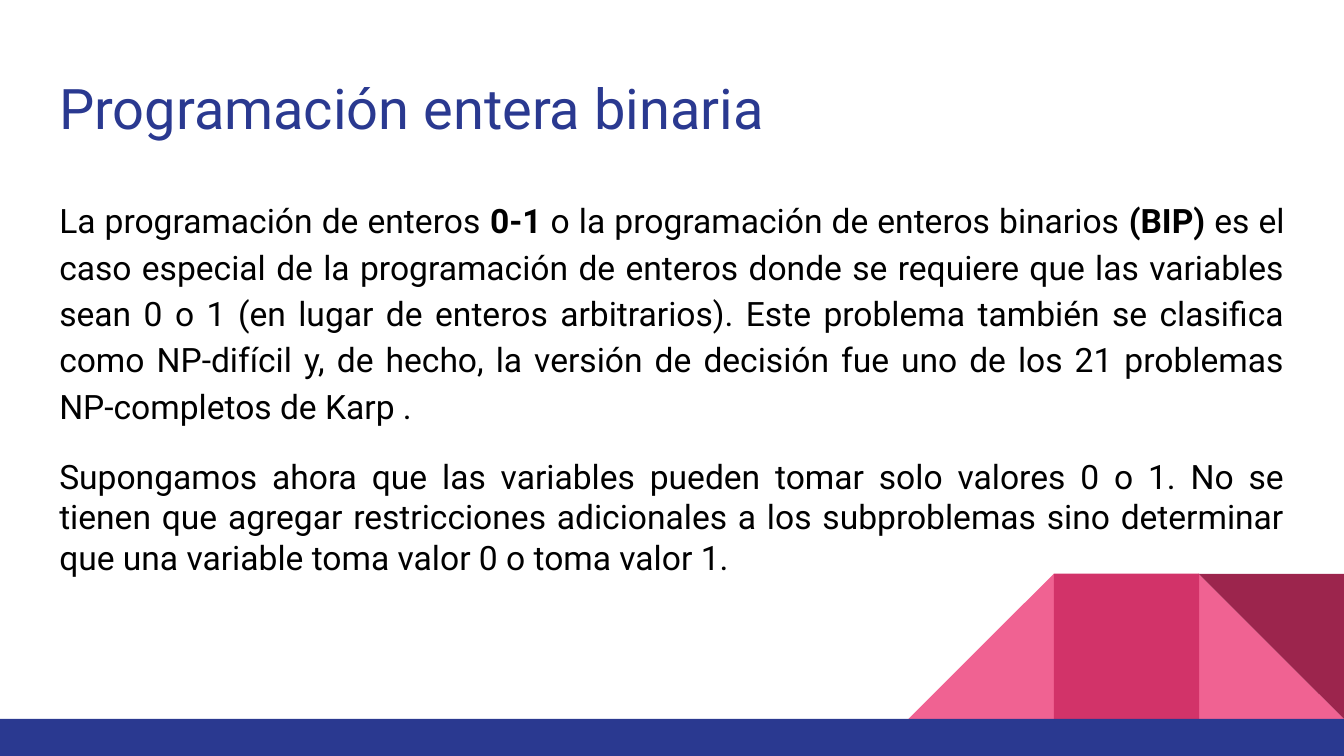
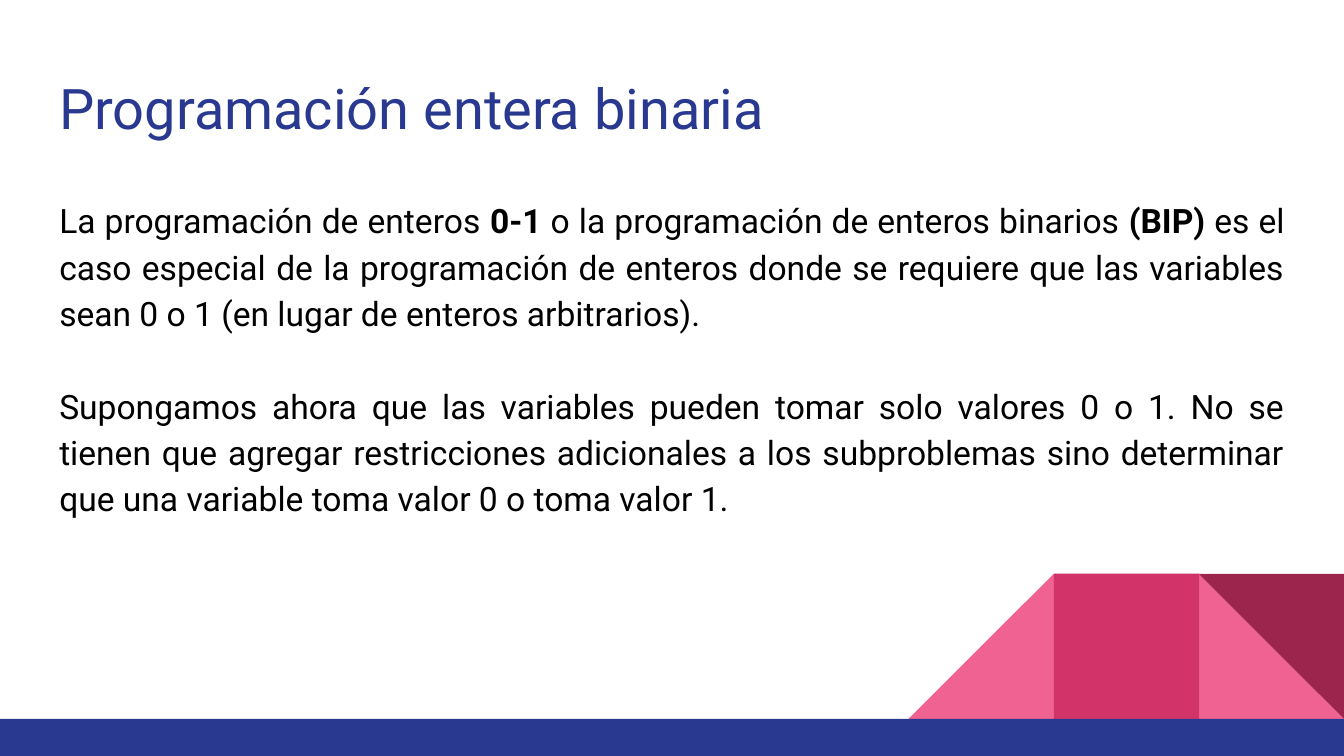
Before and after one commit to cristianrodriguez05/Investigacion-de-operaciones-1, a slide deck: slide 9 of Tercera entrega/Programación entera bin.pptx. Drawn at 1344x756 pixels with LibreOffice and Linux fonts; fonts in the diff are those of the drawing. Boxes give left, top, right and bottom in pixels: in the first picture for what was removed or moved away, otherwise in the second. Text is boxed around its words. In the diff, an @@ line names an element or a change of style, - is before the commit and + after.

```diff
--- a/Tercera entrega/Programación entera bin.pptx
+++ b/Tercera entrega/Programación entera bin.pptx
@@ text at <box>59,206,1285,334</box>: text changed @@
-La programación de enteros 0-1 o la programación de enteros binarios (BIP) es el caso especial de la programación de enteros donde se requiere que las variables sean 0 o 1 (en lugar de enteros arbitrarios). Este problema también se clasifica como NP-difícil y, de hecho, la versión de decisión fue uno de los 21 problemas NP-completos de Karp .
+La programación de enteros 0-1 o la programación de enteros binarios (BIP) es el caso especial de la programación de enteros donde se requiere que las variables sean 0 o 1 (en lugar de enteros arbitrarios).
@@ text at <box>59,393,1284,518</box>: line spacing 1 to 1.15; less space between paragraphs @@
```
Also in this commit, not shown: 3 other files.
